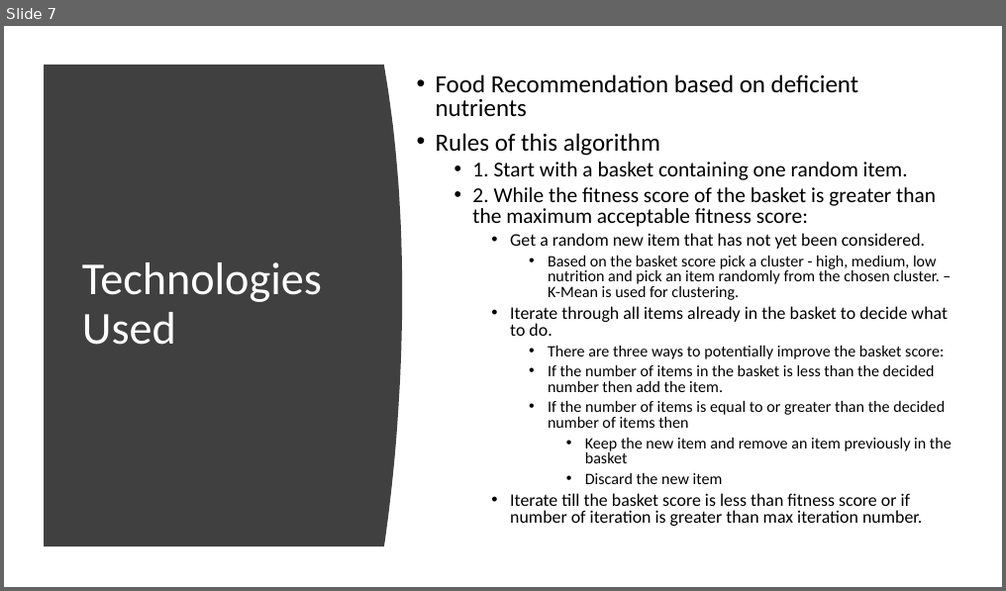
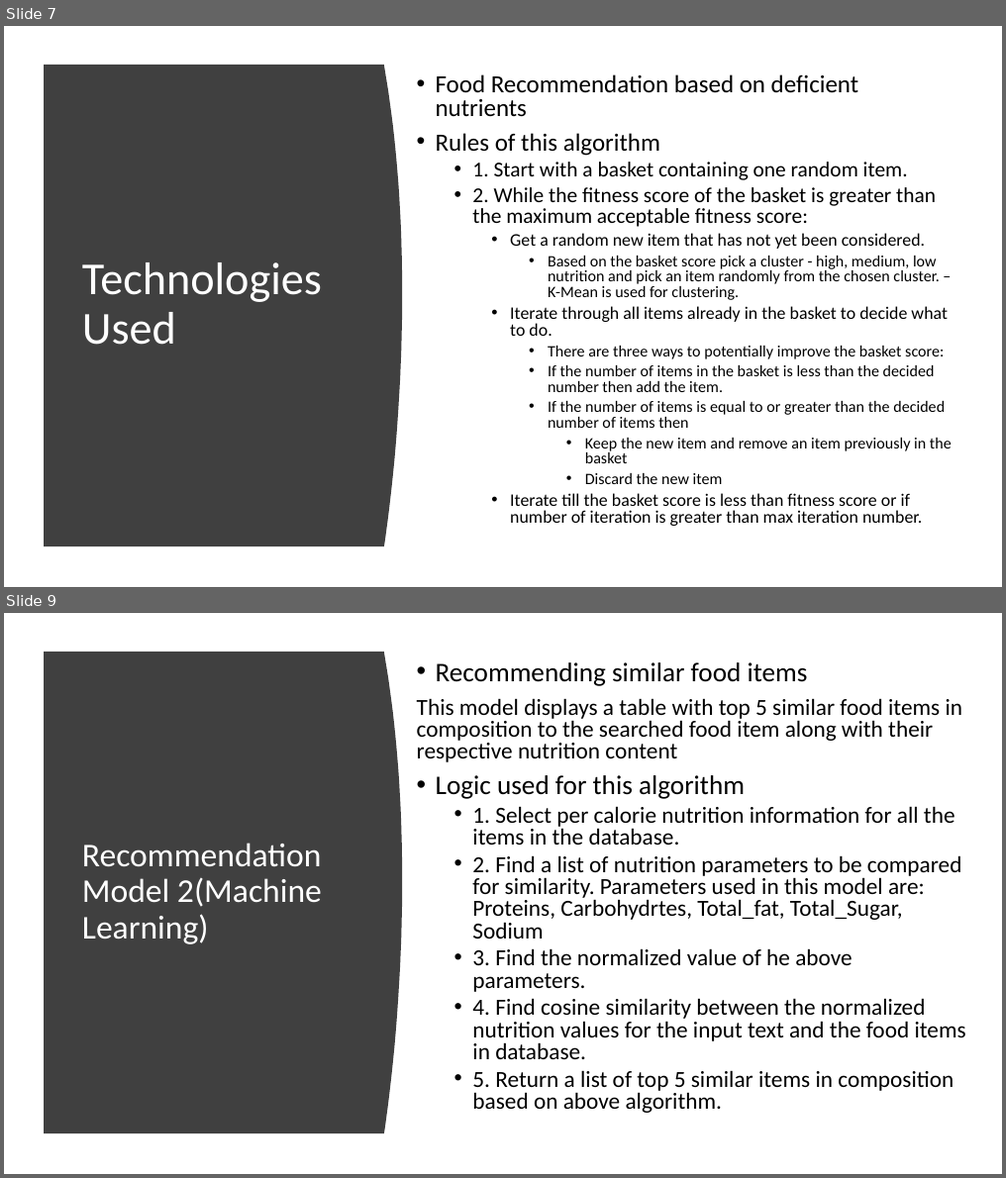
Before and after one commit to Rebel-Scum-Analytical/TeamProject3, a slide deck: Nutrometer.pptx. Shown one above the other, each under a label of ours: slide 7 before the commit, slides 7 and 9 after it; the slides between them are not shown. The pictures are 1006x591 and 1006x1178 pixels, drawn with LibreOffice and Linux fonts; fonts in the diff are those of the drawing. Boxes give left, top, right and bottom in pixels: in the first picture for what was removed or moved away, otherwise in the second. Text is boxed around its words. In the diff, an @@ line names an element or a change of style, - is before the commit and + after.

```diff
--- a/Nutrometer.pptx
+++ b/Nutrometer.pptx
@@ slide 9 added at bbox=[4, 613, 1002, 1174], background #FFFFFF @@
@@ freeform shape added at bbox=[44, 652, 402, 1134], fill #404040 @@
@@ text added at bbox=[417, 663, 966, 1113], 22.2 pt, text #000000 @@
+• Recommending similar food items
+This model displays a table with top 5 similar food items in composition to the searched food item along with their respective nutrition content
+• Logic used for this algorithm
+  • 1. Select per calorie nutrition information for all the items in the database.
+  • 2. Find a list of nutrition parameters to be compared for similarity. Parameters used in this model are: Proteins, Carbohydrtes, Total_fat, Total_Sugar, Sodium
+  • 3. Find the normalized value of he above parameters.
+  • 4. Find cosine similarity between the normalized nutrition values for the input text and the food items in database.
+  • 5. Return a list of top 5 similar items in composition based on above algorithm.
@@ title added at bbox=[82, 843, 322, 945], 32 pt, text #FFFFFF @@
+Recommendation Model 2(Machine Learning)
```
Also in this commit, not shown: 1 slide changed, 1 other slide added.
